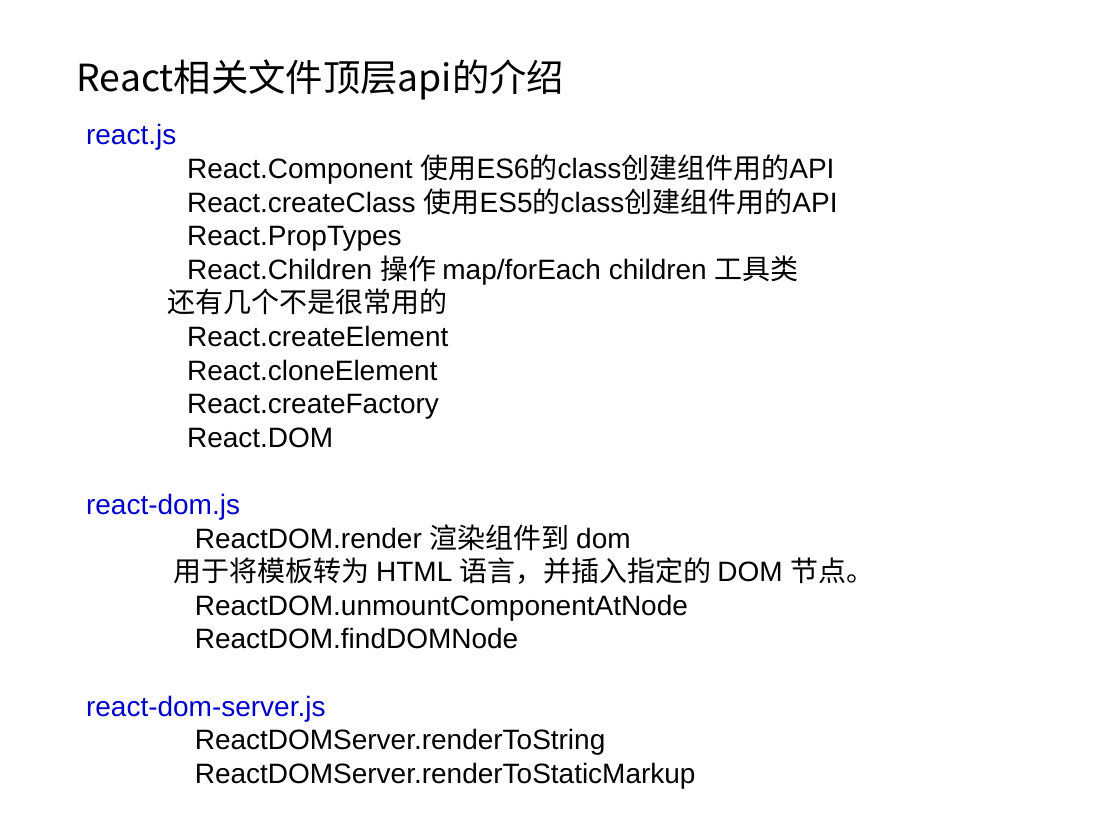
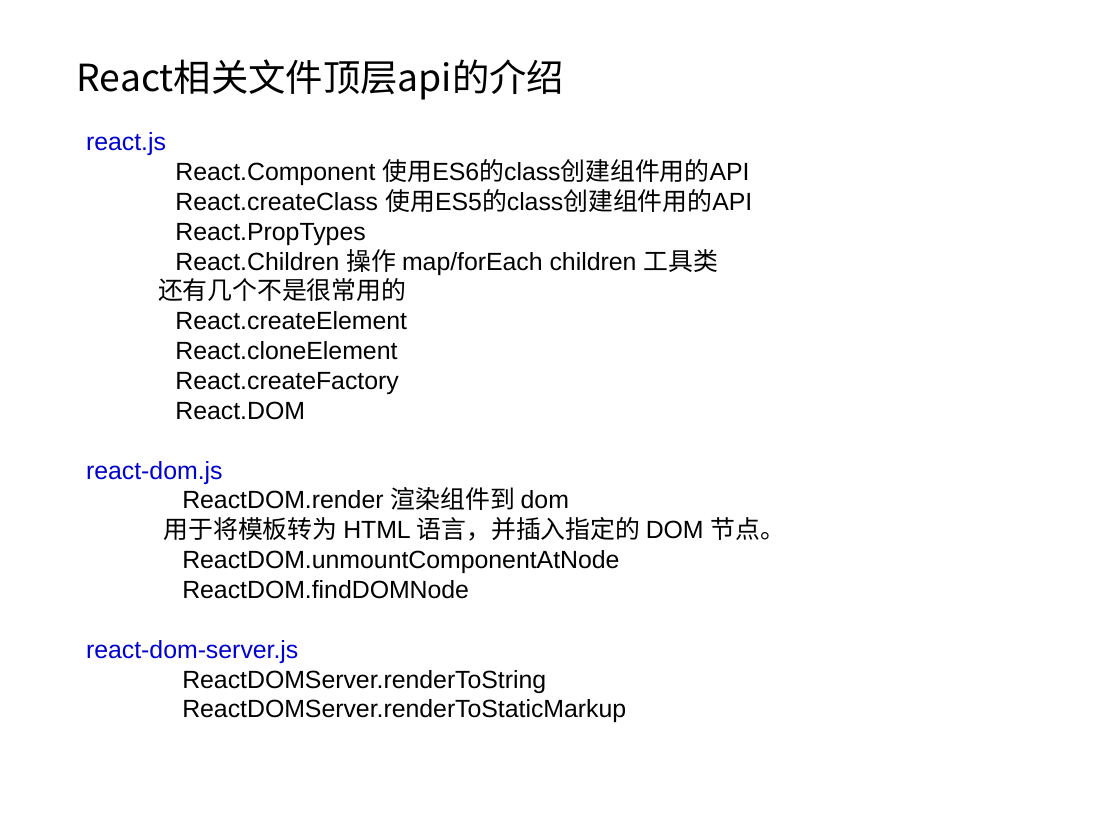
Before and after one commit to guanmeiqi/react-basicKnowledges, a slide deck: slide 11 of react.ppt. Drawn at 1120x840 pixels with LibreOffice and Linux fonts; fonts in the diff are those of the drawing; background and template pictures are left out. Boxes give left, top, right and bottom in pixels: in the first picture for what was removed or moved away, otherwise in the second. Text is boxed around its words. In the diff, an @@ line names an element or a change of style, - is before the commit and + after.

```diff
--- a/react.ppt
+++ b/react.ppt
@@ text "react.js": place and size @@
-text "react.js" at [86,123,874,788]
+text "react.js" at [86,132,785,722]
@@ text "react.js" at [86,132,785,722]: size 18 to 16 pt @@
```
Also in this commit, not shown: 19 other slides changed, 2 slides added, 4 slides removed, 38 other files.
